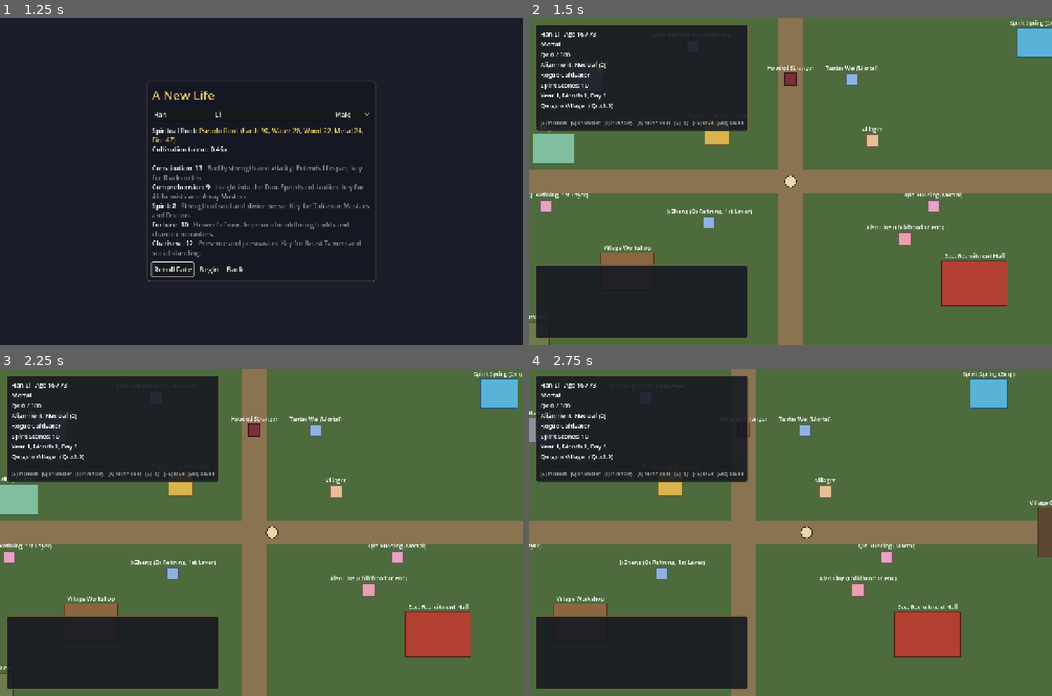
Above: before the commit, frames 1-4 (two rows, left to right).
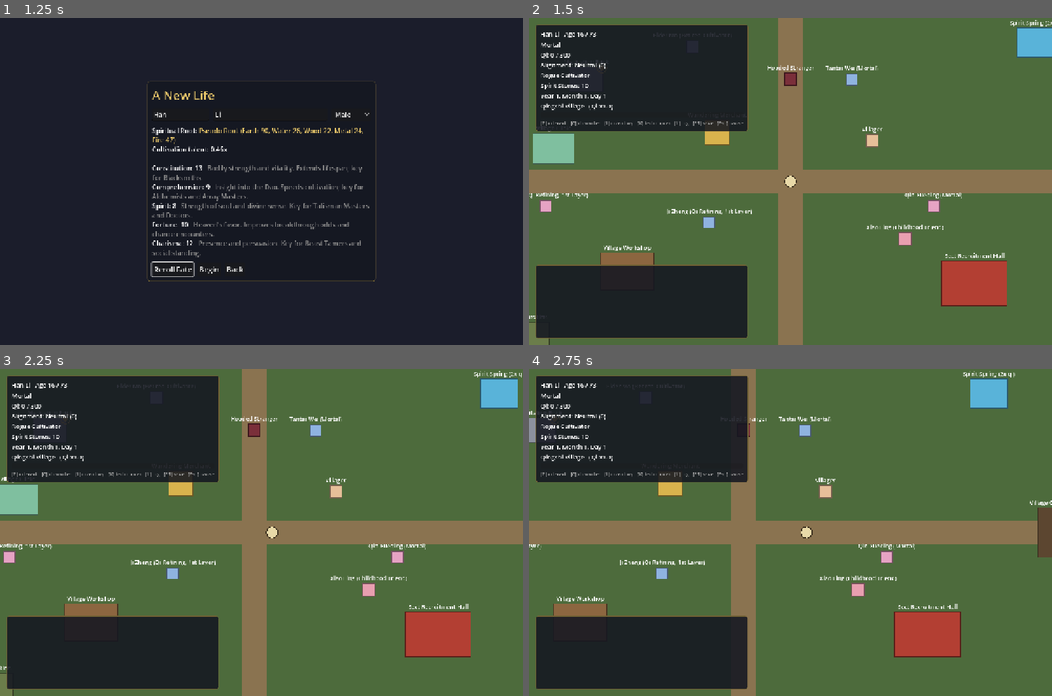
Above: after the commit, the same moments.

Repository: samridghimire/cultivation-game
Game: Godot game, scene res://src/ui/main_menu.tscn
Same seed, same stepped clock (60 frames per second), same inputs: the game is played once before the commit and once after it.
Inputs (mouse positions are in pixels of both pictures, inside the frame that each line leads up to):
- Up to frame 1 (1.25 s): click "New Game" at 0.5 s
- Up to frame 2 (1.5 s): click "Begin" at 1.25 s
- Up to frame 3 (2.25 s): tap Enter at 2 s; move the mouse to (376, 516) at 2.02 s; hold D (move_right) from 2.03 s (still down); hold E (interact) from 2.03 s (still down); click (376, 516) at 2.17 s
- Up to frame 4 (2.75 s): keep holding D (move_right); keep holding E (interact)

Frame 1 is identical in both runs. In frame 2, 0.6% of the frame differs, in the area x 1-42%, y 7-35%; in frame 3, 0.6%; in frame 4, 0.6%.

Commit message:
[UI-006] HUD lifespan and bottleneck cues (#76)
The age line turns warning/danger colored with years left when little
lifespan remains; at a bottleneck the qi bar turns gold with a hint to
break through and its chance. Adds UI-004 and UI-005 to the backlog.



Claude-Session: https://claude.ai/code/session_016gcCKD9cjasTuupHpoLxXo

Co-authored-by: Claude <noreply@anthropic.com>

Diff:
--- a/src/ui/hud.gd
+++ b/src/ui/hud.gd
@@ -4,9 +4,14 @@
 
 const MAIN_MENU := "res://src/ui/main_menu.tscn"
 const MAX_LOG_LINES := 60
-
+## Lifespan cue thresholds (fraction of the lifespan left).
+const LIFESPAN_WARNING := 0.15
+const LIFESPAN_DANGER := 0.05
+
+var _age: Label
 var _status: Label
 var _qi_bar: ProgressBar
+var _bottleneck: Label
 var _injuries: Label
 var _log: RichTextLabel
 var _prompt: Label
@@ -158,12 +163,17 @@
 	panel.position = Vector2(16, 16)
 	var box := VBoxContainer.new()
 	panel.add_child(box)
+	_age = UIStyle.label("", 15)
+	box.add_child(_age)
 	_status = UIStyle.label("", 15)
 	box.add_child(_status)
 	_qi_bar = ProgressBar.new()
 	_qi_bar.custom_minimum_size = Vector2(300, 14)
 	_qi_bar.show_percentage = false
 	box.add_child(_qi_bar)
+	_bottleneck = UIStyle.label("", 14, UIStyle.ACCENT)
+	_bottleneck.autowrap_mode = TextServer.AUTOWRAP_WORD_SMART
+	box.add_child(_bottleneck)
 	_injuries = UIStyle.label("", 14, UIStyle.CATEGORY_COLORS["danger"])
 	_injuries.autowrap_mode = TextServer.AUTOWRAP_WORD_SMART
 	box.add_child(_injuries)
@@ -216,8 +226,14 @@
 	if p == null:
 		return
 	var data := GameState.data
+	var lifespan := Cultivation.lifespan_years(p, data)
+	var years_left := Cultivation.years_left(p, data)
+	var age_cue := lifespan_category(years_left, lifespan)
+	_age.text = "%s   Age %d / %d" % [p.name, p.age_years(), lifespan]
+	if age_cue != "":
+		_age.text += "   (%d %s left)" % [years_left, "year" if years_left == 1 else "years"]
+	_age.add_theme_color_override("font_color", UIStyle.CATEGORY_COLORS.get(age_cue, Color.WHITE))
 	var lines: PackedStringArray = [
-		"%s   Age %d / %d" % [p.name, p.age_years(), Cultivation.lifespan_years(p, data)],
 		Cultivation.realm_label(p, data),
 		"Qi: %d / %d" % [int(p.qi), int(Cultivation.qi_required(p, data))],
 	]
@@ -232,8 +248,31 @@
 	_status.text += "\n%s   (Qi x%s)" % [Exploration.region_name(data, GameState.current_region), String.num(density, 2)]
 	_qi_bar.max_value = maxf(Cultivation.qi_required(p, data), 1.0)
 	_qi_bar.value = p.qi
+	_bottleneck.text = bottleneck_hint(p, data)
+	_bottleneck.visible = _bottleneck.text != ""
+	_qi_bar.modulate = UIStyle.ACCENT if _bottleneck.visible else Color.WHITE
 	_injuries.visible = Injuries.has_any(p)
 	_injuries.text = "Injured: " + ", ".join(Injuries.describe(p, data))
+
+
+## Message category for the age line: "danger" or "warning" when little of
+## the lifespan is left, "" otherwise.
+static func lifespan_category(years_left: int, lifespan: int) -> String:
+	var fraction := float(years_left) / maxf(float(lifespan), 1.0)
+	if years_left <= 3 or fraction <= LIFESPAN_DANGER:
+		return "danger"
+	if fraction <= LIFESPAN_WARNING:
+		return "warning"
+	return ""
+
+
+## Hint under the qi bar once the character must break through ("" = none).
+static func bottleneck_hint(c: CharacterData, data: GameData) -> String:
+	if Cultivation.can_attempt_breakthrough(c, data):
+		return "Bottleneck! Attempt a breakthrough at a meditation spot (%d%% chance)." % int(Cultivation.breakthrough_chance(c, data) * 100)
+	if Cultivation.is_at_bottleneck(c, data):
+		return "You stand at the peak of the known realms."
+	return ""
 
 
 func _on_message(text: String, category: String) -> void:
--- /dev/null
+++ b/tests/unit/test_hud_cues.gd
@@ -0,0 +1,31 @@
+extends TestCase
+## UI-006: the HUD warns when lifespan runs low and when a breakthrough is due.
+
+const HUD := preload("res://src/ui/hud.gd")
+
+
+func test_lifespan_category_thresholds() -> void:
+	assert_eq(HUD.lifespan_category(50, 80), "")
+	assert_eq(HUD.lifespan_category(12, 80), "warning")
+	assert_eq(HUD.lifespan_category(4, 80), "danger")
+	assert_eq(HUD.lifespan_category(3, 1000), "danger", "a few years left is always urgent")
+	assert_eq(HUD.lifespan_category(100, 1000), "warning")
+	assert_eq(HUD.lifespan_category(0, 0), "danger")
+
+
+func test_bottleneck_hint_only_at_bottleneck() -> void:
+	var d := data()
+	var c := new_character()
+	assert_eq(HUD.bottleneck_hint(c, d), "")
+	var realm: RealmDef = d.realms[c.realm_index]
+	c.stage = realm.stage_count() - 1
+	c.qi = realm.qi_required(c.stage)
+	assert_true(Cultivation.can_attempt_breakthrough(c, d))
+	var hint: String = HUD.bottleneck_hint(c, d)
+	assert_true(hint.begins_with("Bottleneck!"), hint)
+	assert_true(hint.contains("%d%%" % int(Cultivation.breakthrough_chance(c, d) * 100)), hint)
+	c.realm_index = d.realms.size() - 1
+	realm = d.realms[c.realm_index]
+	c.stage = realm.stage_count() - 1
+	c.qi = realm.qi_required(c.stage)
+	assert_eq(HUD.bottleneck_hint(c, d), "You stand at the peak of the known realms.")
Not shown, added: tests/unit/test_hud_cues.gd.uid
Not shown, changed: docs/BACKLOG.md
Not shown, changed: docs/CHANGELOG.md
